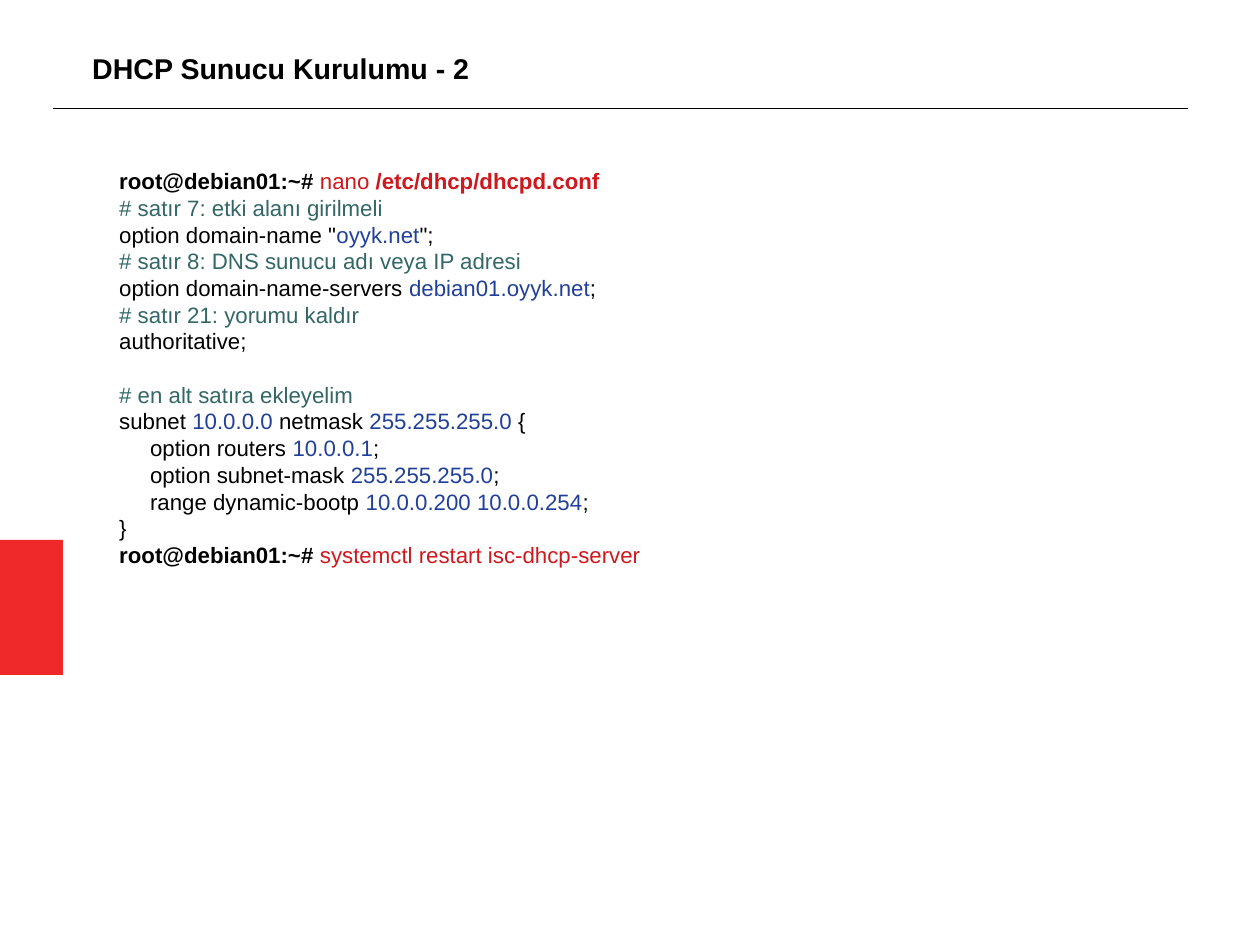
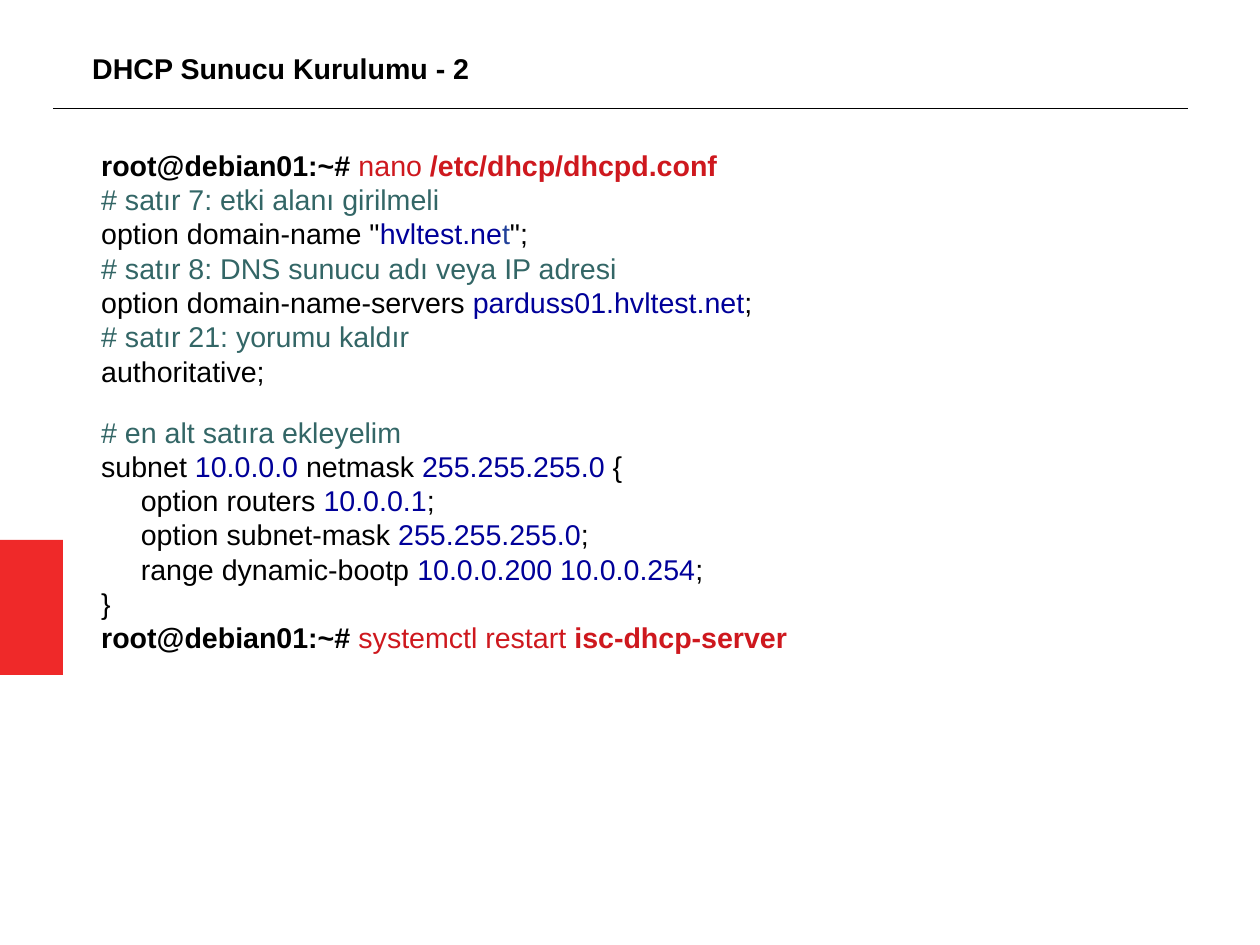
Before and after one commit to aciklab/oyyk18-sysadm, a slide deck: slide 9 of sunumlar/dhcp.odp. Drawn at 1260x945 pixels with LibreOffice and Linux fonts; fonts in the diff are those of the drawing. Boxes give left, top, right and bottom in pixels: in the first picture for what was removed or moved away, otherwise in the second. Text is boxed around its words. In the diff, an @@ line names an element or a change of style, - is before the commit and + after.

```diff
--- a/sunumlar/dhcp.odp
+++ b/sunumlar/dhcp.odp
@@ text "root@debian01:~# nano /etc/dhcp/dhcpd.conf": place and size @@
-text "root@debian01:~# nano /etc/dhcp/dhcpd.conf" at box(119, 173, 640, 568)
+text "root@debian01:~# nano /etc/dhcp/dhcpd.conf" at box(101, 155, 787, 654)
@@ text at box(101, 155, 787, 654): size 14 to 18 pt in "root@debian01:~# nano /etc/dhcp/dhcpd.conf", "# satır 7: etki alanı girilmeli", "# satır 8: DNS sunucu adı veya ...", "# satır 21: yorumu kaldır" and 8 more places; text colour #21409A to #000099 in "10.0.0.0 255.255.255.0", "10.0.0.1;", "255.255.255.0;", "10.0.0.200 10.0.0.254;"; bold on in "isc-dhcp-server" @@
@@ text at box(101, 223, 528, 250): text changed; size 14 to 18 pt @@
-option domain-name "oyyk.net";
+option domain-name "hvltest.net";
@@ text at box(101, 292, 753, 319): text changed; size 14 to 18 pt @@
-option domain-name-servers debian01.oyyk.net;
+option domain-name-servers parduss01.hvltest.net;
```
Also in this commit, not shown: 6 other slides changed, 1 slide added, 1 slide removed.
